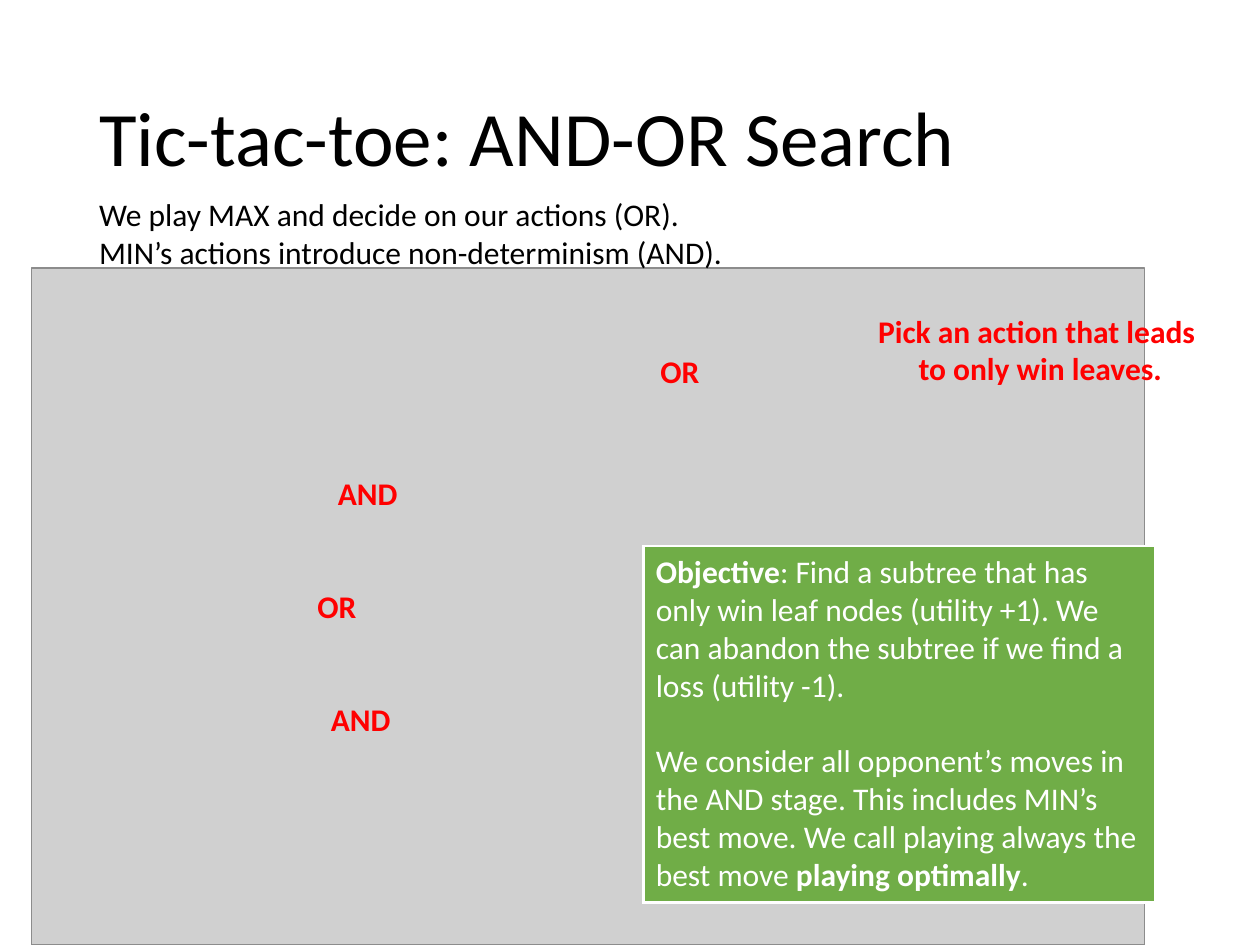
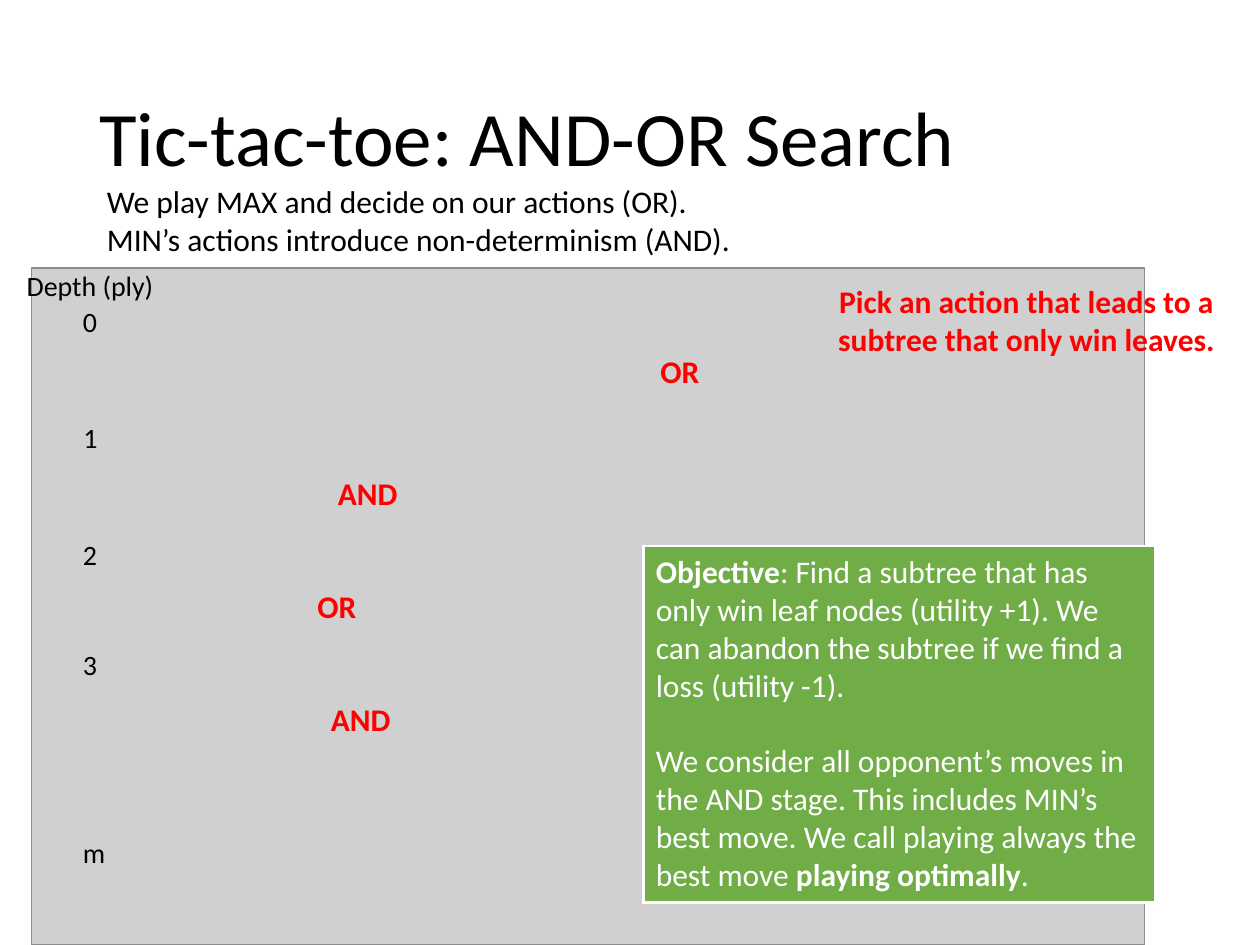
Before and after one commit to mhahsler/CS7320-AI, a slide deck: slide 11 of slides/05_games.pptx. Drawn at 1260x945 pixels with LibreOffice and Linux fonts; fonts in the diff are those of the drawing; grey boxes stand for pictures. Boxes give left, top, right and bottom in pixels: in the first picture for what was removed or moved away, otherwise in the second. Text is boxed around its words. In the diff, an @@ line names an element or a change of style, - is before the commit and + after.

```diff
--- a/slides/05_games.pptx
+++ b/slides/05_games.pptx
@@ text "We play MAX and decide ..." rewrapped from [99, 203, 722, 272] to [107, 190, 730, 255] @@
@@ text added at [27, 273, 154, 303], 16 pt, text #000000 @@
+Depth (ply)
@@ text at [838, 286, 1215, 358]: text changed @@
-Pick an action that leads
-to only win leaves.
+Pick an action that leads to a subtree that only win leaves.
@@ text added at [83, 314, 97, 332], 16 pt, text #000000 @@
+0
@@ text added at [83, 430, 97, 448], 16 pt, text #000000 @@
+1
@@ text added at [83, 547, 97, 565], 16 pt, text #000000 @@
+2
@@ text added at [83, 657, 97, 675], 16 pt, text #000000 @@
+3
@@ text added at [83, 849, 105, 863], 16 pt, text #000000 @@
+m
```
Also in this commit, not shown: 15 other slides changed, 2 slides added, 1 other file.
